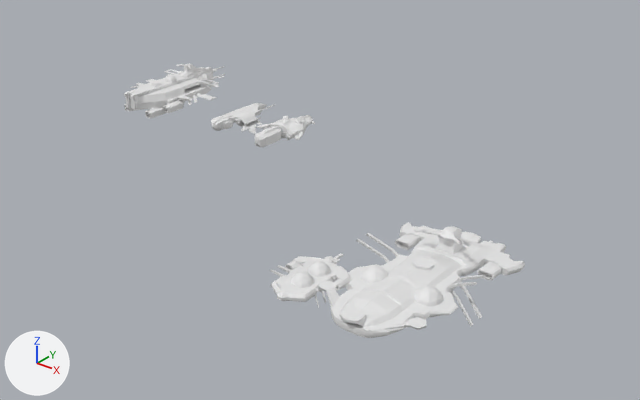
Before and after pictures for a commit that changed the Blender file Blender/Mechanical Animation/Multiship.blend.
Camera for both pictures: a 50 mm camera at (26.2, -30.3, 20.1) aimed at (0.7, 1.5, 0.4). The axes (+X, +Y, +Z) are drawn at lower left. The lights are the same throughout.

The first picture shows 'Exploration Cruiser', 'Exploration Destroyer', 'Exploration Frigate', 'Icosphere', 'Tanker S'.
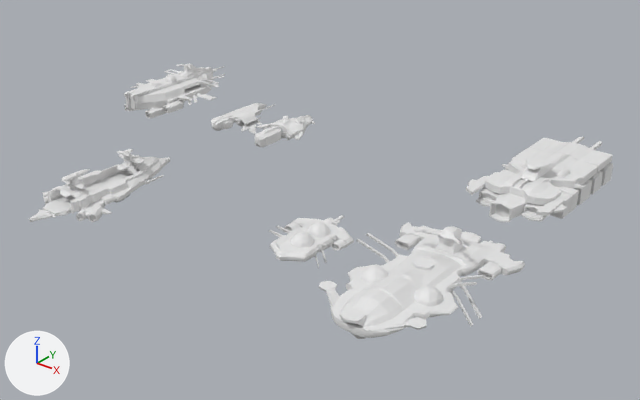
Commit message: m ore ships

The change in detail:
Mesh me_cargo_m is new.
It has 2402 vertices, 2439 faces and spans x -2.41..2.41, y -5.25..4.76, z -1.14..0.86.
Mesh me_troop_m1 is new.
It has 1915 vertices, 1991 faces and spans x -2.11..2.11, y -4.78..3.92, z 1.61..3.45.
Object 'Tanker S' (ob_tanker_s) moves from (4.83, -3.68, -0.39) to (4.83, -3.68, 1.57).
Object 'Cargo M' (ob_cargo_m) is new; it shows me_cargo_m.
Its location is (10.14, 7.95, 2.62).
Object 'Troop M1' (ob_troop_m1) is new; it shows me_troop_m1.
Its location is (-6.83, -5.6, -0.39).

What differs and where, as boxes [x1, y1, x2, y2] in the pictures (640 x 400 px):
'Cargo M', added: after [466, 137, 613, 222]
'Tanker S', moved: before [270, 253, 350, 308]; after [269, 215, 354, 268]
'Troop M1', added: after [29, 149, 170, 222]
